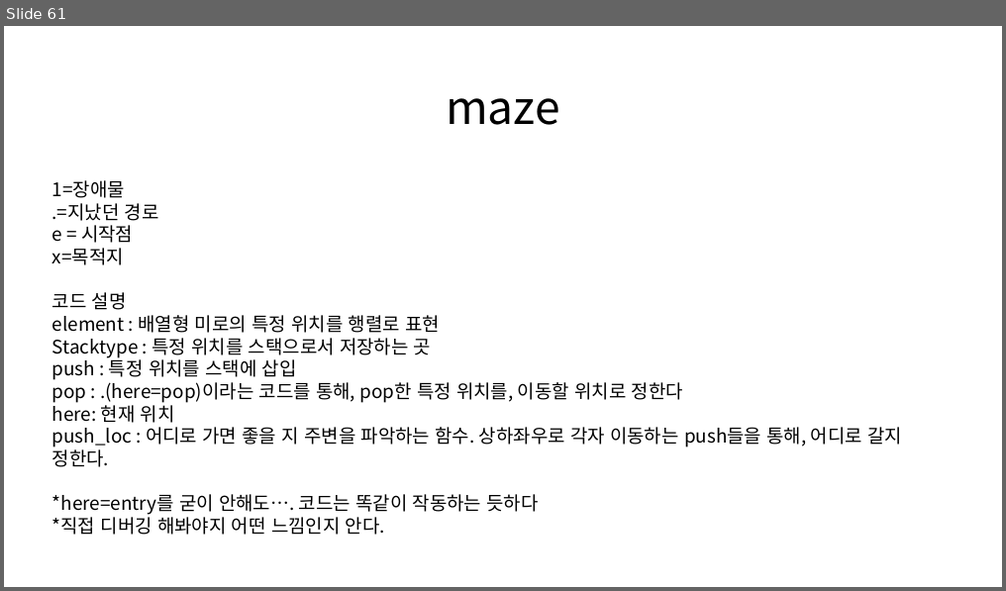
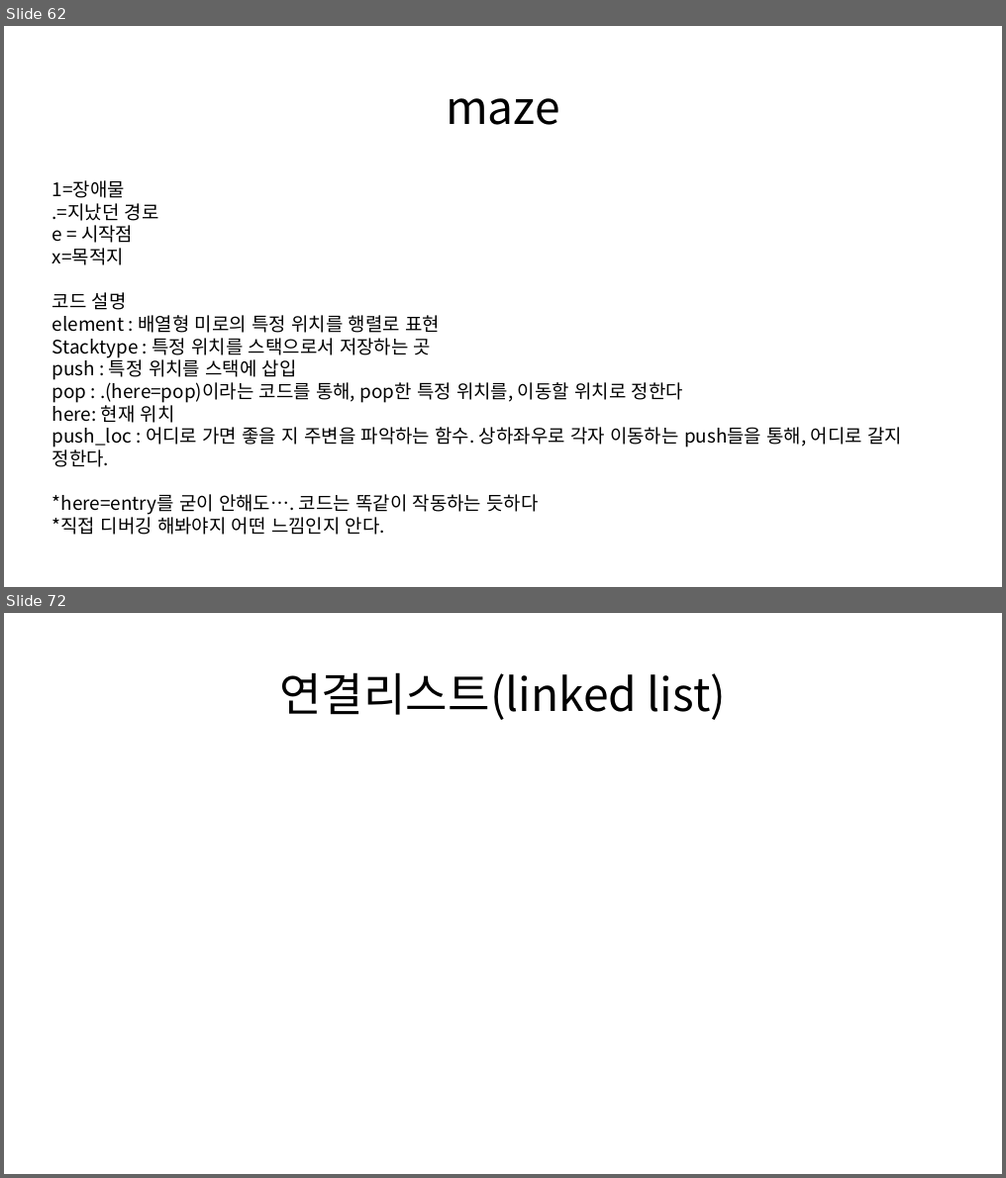
Before and after one commit to Seong221/College-Study-PPT, a slide deck: Data Structure_upload.pptx. Shown one above the other, each under a label of ours: slide 61 before the commit, slides 62 and 72 after it; the slides between them are not shown. The pictures are 1006x591 and 1006x1178 pixels, drawn with LibreOffice and Linux fonts; fonts in the diff are those of the drawing. Boxes give left, top, right and bottom in pixels: in the first picture for what was removed or moved away, otherwise in the second. Text is boxed around its words. In the diff, an @@ line names an element or a change of style, - is before the commit and + after.

```diff
--- a/Data Structure_upload.pptx
+++ b/Data Structure_upload.pptx
@@ slide 72 added at (4, 613, 1002, 1174), background #FFFFFF @@
@@ title added at (279, 672, 726, 720), 44 pt, text #000000 @@
+연결리스트(linked list)
@@ what was slide 61 is now slide 62 @@
```
Also in this commit, not shown: 1 slide changed, 12 other slides added, 1 slide removed, 1 other file.
